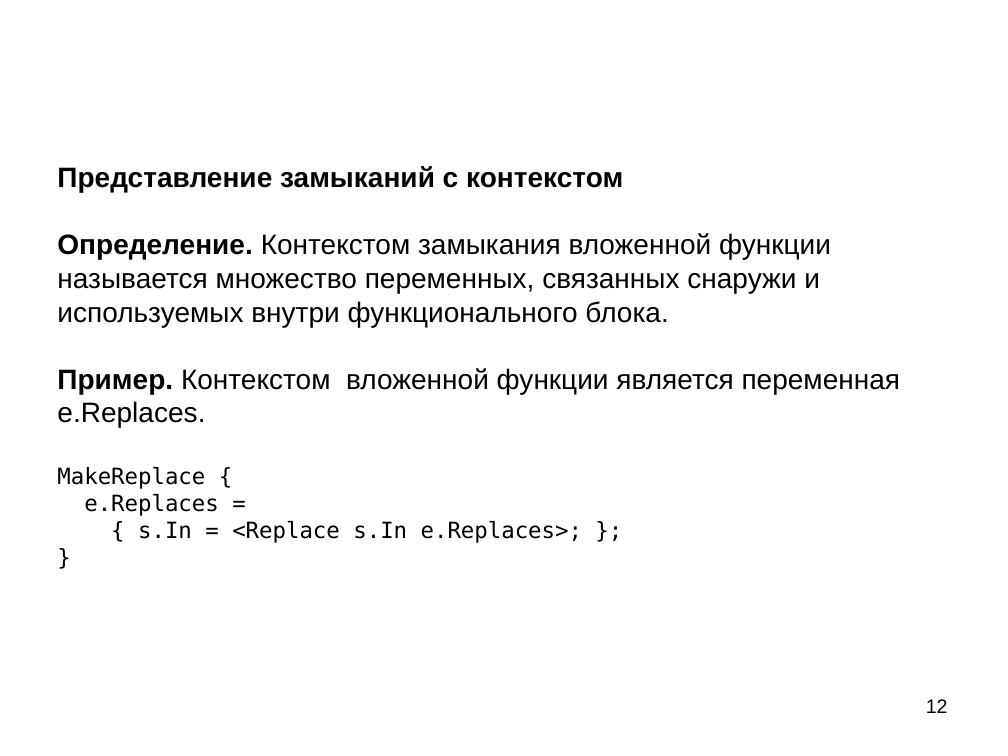
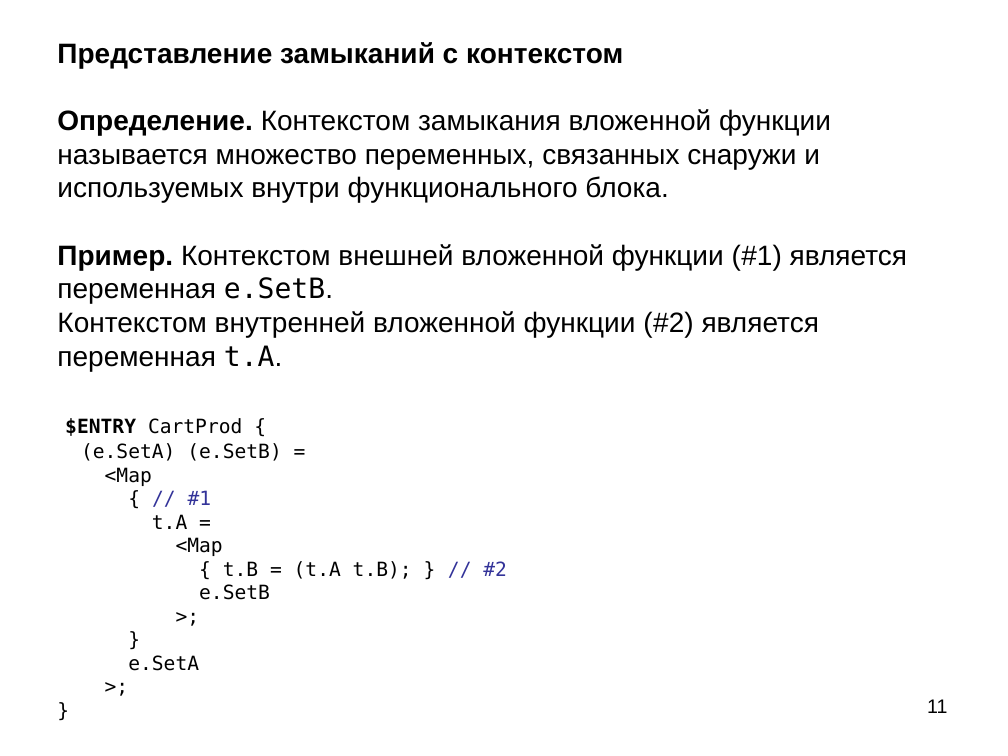
Before and after one commit to bmstu-iu9/refal-5-lambda, a slide deck: slide 11 of doc/Компилятор Простого Рефала.ppt (slide 12 before the commit). Drawn at 1008x756 pixels with LibreOffice and Linux fonts; fonts in the diff are those of the drawing. Boxes give left, top, right and bottom in pixels: in the first picture for what was removed or moved away, otherwise in the second. Text is boxed around its words. In the diff, an @@ line names an element or a change of style, - is before the commit and + after.

```diff
--- a/doc/Компилятор Простого Рефала.ppt
+++ b/doc/Компилятор Простого Рефала.ppt
@@ text "Представление замыканий с контекстом Определение. ..." at (57, 42, 907, 671): vertical alignment top to middle @@
@@ text at (57, 42, 907, 671): text changed @@
-Представление замыканий с контекстом
-Определение. Контекстом замыкания вложенной функции называется множество переменных, связанных снаружи и используемых внутри функционального блока.
-Пример. Контекстом вложенной функции является переменная e.Replaces.
-MakeReplace {
-e.Replaces =
-{ s.In = <Replace s.In e.Replaces>; };
-}
+Представление замыканий с контекстом
+Определение. Контекстом замыкания вложенной функции называется множество переменных, связанных снаружи и используемых внутри функционального блока.
+Пример. Контекстом внешней вложенной функции (#1) является переменная e.SetB.
+Контекстом внутренней вложенной функции (#2) является переменная t.A.
+$ENTRY CartProd {
+(e.SetA) (e.SetB) =
+<Map
+{ // #1
+t.A =
+<Map
+{ t.B = (t.A t.B); } // #2
+e.SetB
+>;
+}
+e.SetA
+>;
+}
@@ page number at (927, 699, 947, 713): text changed @@
-12
+11
```
Also in this commit, not shown: 9 other slides changed, 3 slides added, 5 slides removed, 4 other files.
